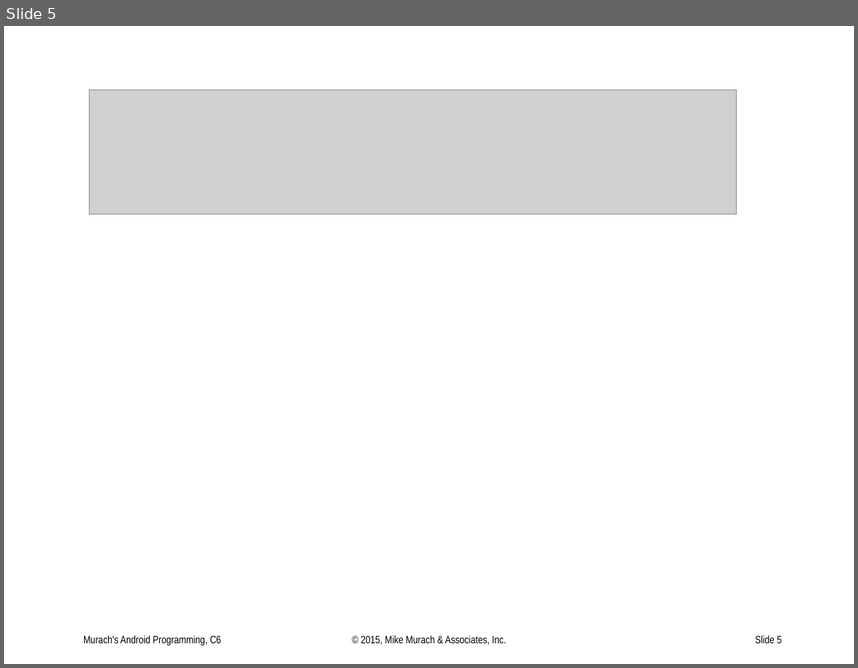
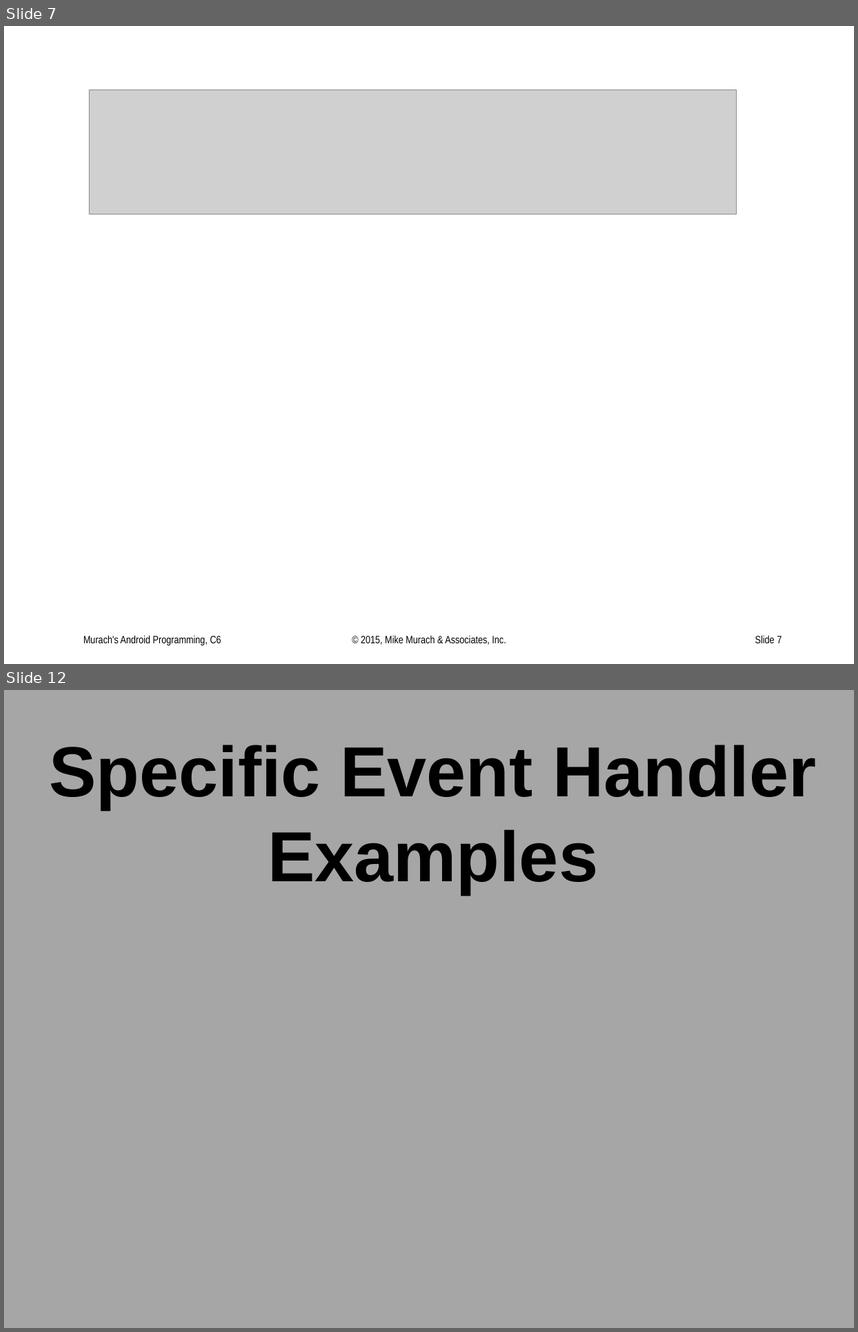
Before and after one commit to UO-CIS/CIS399Android-CourseMaterials, a slide deck: Notes and Slides/CIS399wk2Day2-EventHandlers.pptx. Shown one above the other, each under a label of ours: slide 5 before the commit, slides 7 and 12 after it; the slides between them are not shown. The pictures are 858x668 and 858x1332 pixels, drawn with LibreOffice and Linux fonts; fonts in the diff are those of the drawing; grey boxes stand for pictures. Boxes give left, top, right and bottom in pixels: in the first picture for what was removed or moved away, otherwise in the second. Text is boxed around its words. In the diff, an @@ line names an element or a change of style, - is before the commit and + after.

```diff
--- a/Notes and Slides/CIS399wk2Day2-EventHandlers.pptx
+++ b/Notes and Slides/CIS399wk2Day2-EventHandlers.pptx
@@ slide 12 added at bbox=[4, 690, 854, 1328], background #A6A6A6 @@
@@ title added at bbox=[49, 745, 816, 894], 60 pt, text #000000, bold @@
+Specific Event Handler Examples
@@ what was slide 5 is now slide 7 @@
@@ page number at bbox=[755, 635, 782, 643]: text changed @@
-Slide 5
+Slide 7
```
Also in this commit, not shown: 7 slides changed, 3 other slides added, 12 other files.
